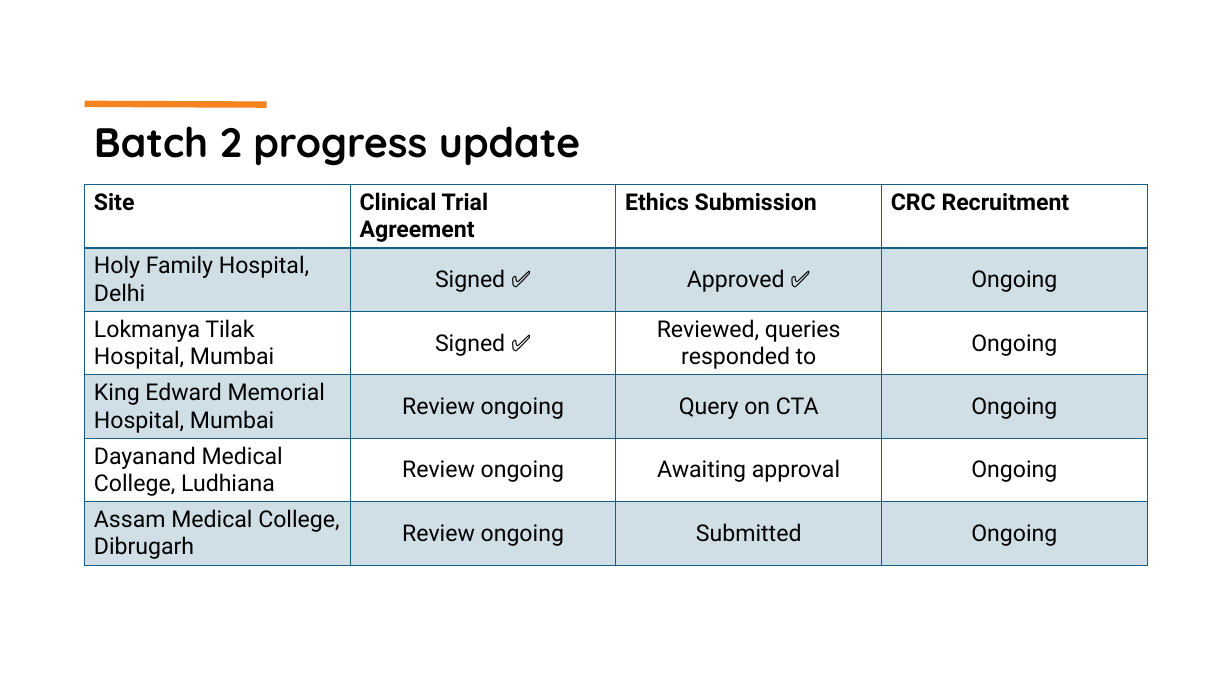
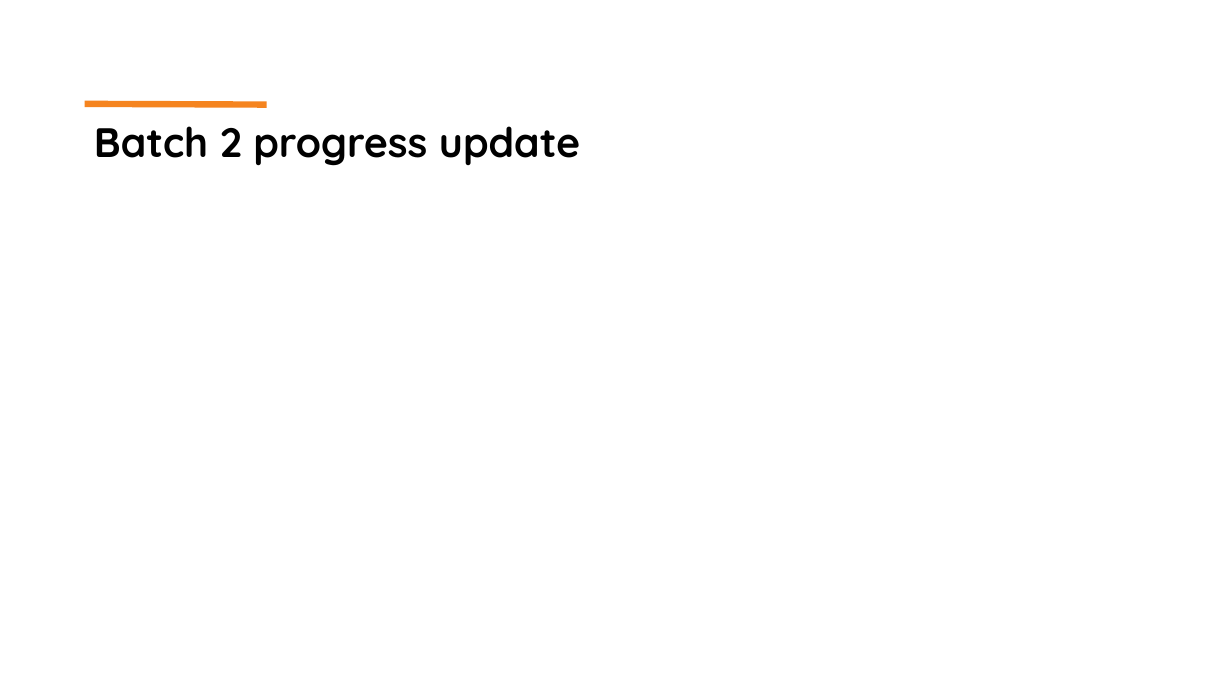
Before and after one commit to martingerdin/advance-trauma-trial, a slide deck: slide 8 of meetings/20251006/presentation.pptx. Drawn at 1232x693 pixels with LibreOffice and Linux fonts; fonts in the diff are those of the drawing. Boxes give left, top, right and bottom in pixels: in the first picture for what was removed or moved away, otherwise in the second. Text is boxed around its words. In the diff, an @@ line names an element or a change of style, - is before the commit and + after.

```diff
--- a/meetings/20251006/presentation.pptx
+++ b/meetings/20251006/presentation.pptx
@@ table removed at [85, 185, 1150, 573], 6 rows, 4 columns @@
-Site | Clinical Trial Agreement | Ethics Submission | CRC Recruitment
-Holy Family Hospital, Delhi | Signed ✅ | Approved ✅ | Ongoing
-Lokmanya Tilak Hospital, Mumbai | Signed ✅ | Reviewed, queries responded to | Ongoing
-King Edward Memorial Hospital, Mumbai | Review ongoing | Query on CTA | Ongoing
-Dayanand Medical College, Ludhiana | Review ongoing | Awaiting approval | Ongoing
-Assam Medical College, Dibrugarh | Review ongoing | Submitted | Ongoing
```
Also in this commit, not shown: 8 other slides changed, 1 other file.
